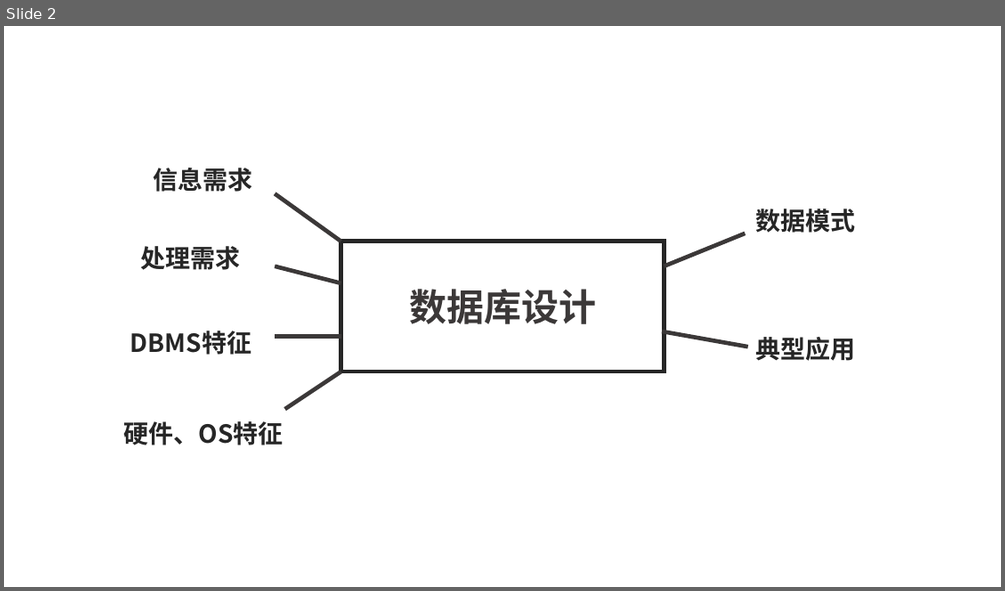
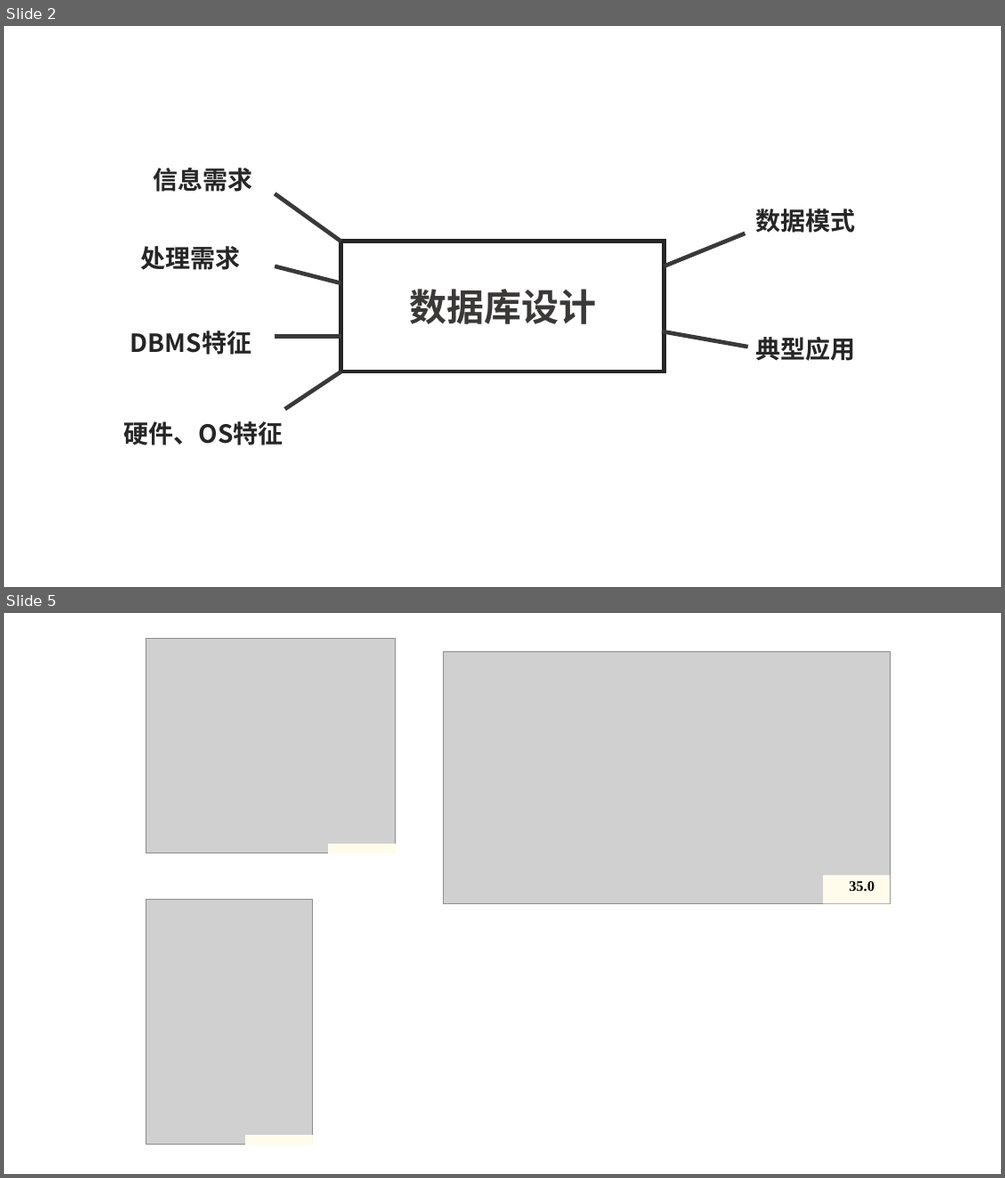
Before and after one commit to JackGittes/Database-Principle-Note, a slide deck: drawing/图片.pptx. Shown one above the other, each under a label of ours: slide 2 before the commit, slides 2 and 5 after it; the slides between them are not shown. The pictures are 1005x591 and 1005x1178 pixels, drawn with LibreOffice and Linux fonts; fonts in the diff are those of the drawing; grey boxes stand for pictures. Boxes give left, top, right and bottom in pixels: in the first picture for what was removed or moved away, otherwise in the second. Text is boxed around its words. In the diff, an @@ line names an element or a change of style, - is before the commit and + after.

```diff
--- a/drawing/图片.pptx
+++ b/drawing/图片.pptx
@@ slide 5 added at (4,613,1001,1174), background #FFFFFF @@
@@ picture added at (146,639,395,853) @@
@@ picture added at (443,651,890,904) @@
@@ rectangle added at (329,844,395,852), fill #FFFCEB, outline #FFFCEB 1 pt @@
@@ rectangle added at (823,875,890,903), fill #FFFCEB @@
@@ picture added at (146,899,312,1144) @@
@@ text added at (849,881,874,892), 14 pt, text #000000, bold @@
+35.0
@@ rectangle added at (245,1135,312,1144), fill #FFFCEB, outline #FFFCEB 1 pt @@
```
Also in this commit, not shown: 4 other slides added, 11 other files.
